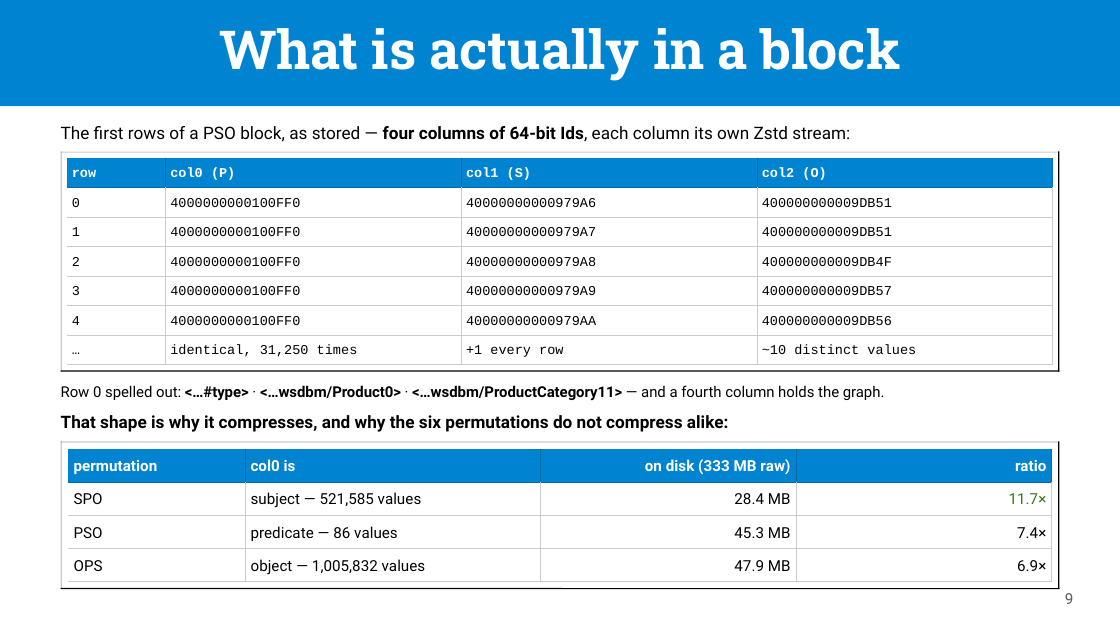
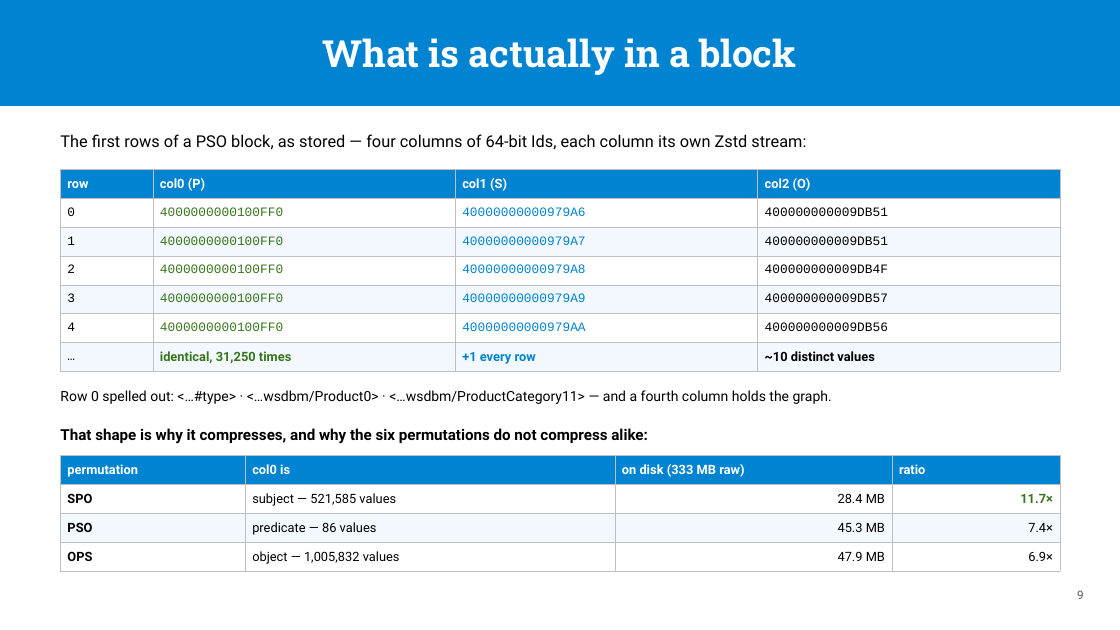
Before and after one commit to passage-org/passage, a slide deck: slide 9 of passage-qlever/slides/QLever as a Passage backend.pptx. Drawn at 1120x630 pixels with LibreOffice and Linux fonts; fonts in the diff are those of the drawing. Boxes give left, top, right and bottom in pixels: in the first picture for what was removed or moved away, otherwise in the second. Text is boxed around its words. In the diff, an @@ line names an element or a change of style, - is before the commit and + after.

```diff
--- a/passage-qlever/slides/QLever as a Passage backend.pptx
+++ b/passage-qlever/slides/QLever as a Passage backend.pptx
@@ rectangle removed at (0, 0, 1120, 106) @@
@@ rectangle added at (0, 0, 1120, 106), fill #0084D1 @@
@@ title "What is actually in a ...": place and size @@
-title "What is actually in a ..." at (219, 28, 901, 81)
+title "What is actually in a ..." at (322, 38, 796, 75)
@@ title "What is actually in a ..." at (322, 38, 796, 75): size 46 to 32 pt; line spacing 50.6pt to 1; vertical alignment top to middle @@
@@ text "The first rows of a ...": place and size @@
-text "The first rows of a ..." at (61, 126, 850, 142)
+text "The first rows of a ..." at (60, 134, 806, 149)
@@ text "The first rows of a ..." at (60, 134, 806, 149): size 14.8 to 14 pt; bold off in "four columns of 64-bit Ids,"; line spacing 19.2pt to 1.2 @@
@@ table at (60, 170, 1060, 368) @@
@@ fill none to #FFFFFF in 12 cells @@
@@ fill none to #F2F8FD in 12 cells @@
@@ size 11.6 to 11 pt @@
@@ font Courier New to Roboto in "row", "col0 (P)", "col1 (S)", "col2 (O)" and 3 more places @@
@@ text colour #000000 to #38761D in "4000000000100FF0", "4000000000100FF0", "4000000000100FF0", "4000000000100FF0" and 2 more places @@
@@ text colour #000000 to #0084D1 in "40000000000979A6", "40000000000979A7", "40000000000979A8", "40000000000979A9" and 2 more places @@
@@ bold on in "identical, 31,250 times", "+1 every row", "~10 distinct values" @@
@@ line spacing 16.2pt to 1 @@
@@ borders changed @@
@@ table: place and size @@
-table at (67, 158, 1053, 365)
+table at (60, 170, 1060, 368)
@@ line removed from (60, 152) to (1060, 152) @@
@@ line removed from (61, 151) to (61, 371) @@
@@ line removed from (1059, 151) to (1059, 371) @@
@@ text "Row 0 spelled out: <…#type> ..." at (60, 390, 832, 404): size 12.8 to 12 pt; bold off in "<…#type> <…wsdbm/Product0> <…wsdbm/ProductCategory11>"; line spacing 17.2pt to 1.2 @@
@@ line removed from (60, 371) to (1060, 371) @@
@@ text "That shape is why it ...": place and size @@
-text "That shape is why it ..." at (61, 415, 729, 432)
+text "That shape is why it ..." at (60, 428, 648, 444)
@@ text "That shape is why it ..." at (60, 428, 648, 444): size 14.8 to 13 pt; line spacing 19.2pt to 1.2 @@
@@ line removed from (60, 442) to (1060, 442) @@
@@ line removed from (61, 441) to (61, 589) @@
@@ line removed from (1059, 441) to (1059, 589) @@
@@ table at (60, 455, 1060, 568) @@
@@ fill none to #FFFFFF in 8 cells @@
@@ fill none to #F2F8FD in row 3 @@
@@ size 13 to 11 pt @@
@@ bold on in "SPO", "11.7×", "PSO", "OPS" @@
@@ line spacing 18.2pt to 1 @@
@@ alignment right to left @@
@@ borders changed @@
@@ table: place and size @@
-table at (68, 449, 1051, 581)
+table at (60, 455, 1060, 568)
@@ line removed from (60, 589) to (1060, 589) @@
@@ page number: place and size @@
-page number at (1065, 593, 1074, 604)
+page number at (1077, 590, 1084, 599)
@@ page number at (1077, 590, 1084, 599): size 13 to 10 pt; line spacing 18.2pt to 1 @@
```
Also in this commit, not shown: 15 other slides changed, 2 other files.
